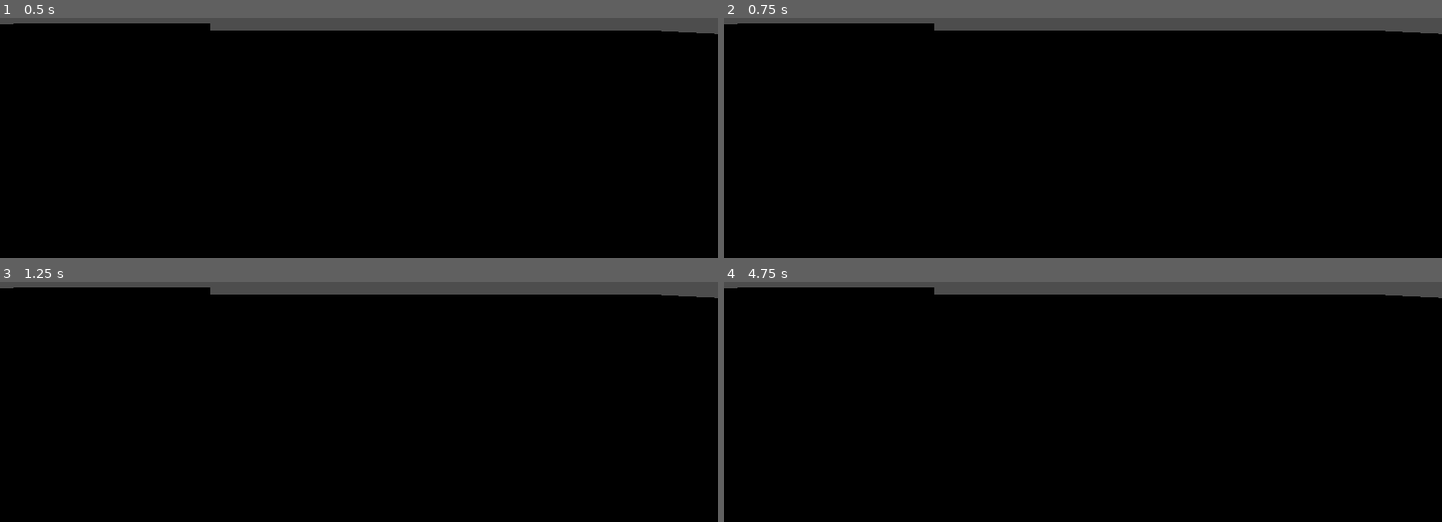
Above: before the commit, frames 1-4 (two rows, left to right).
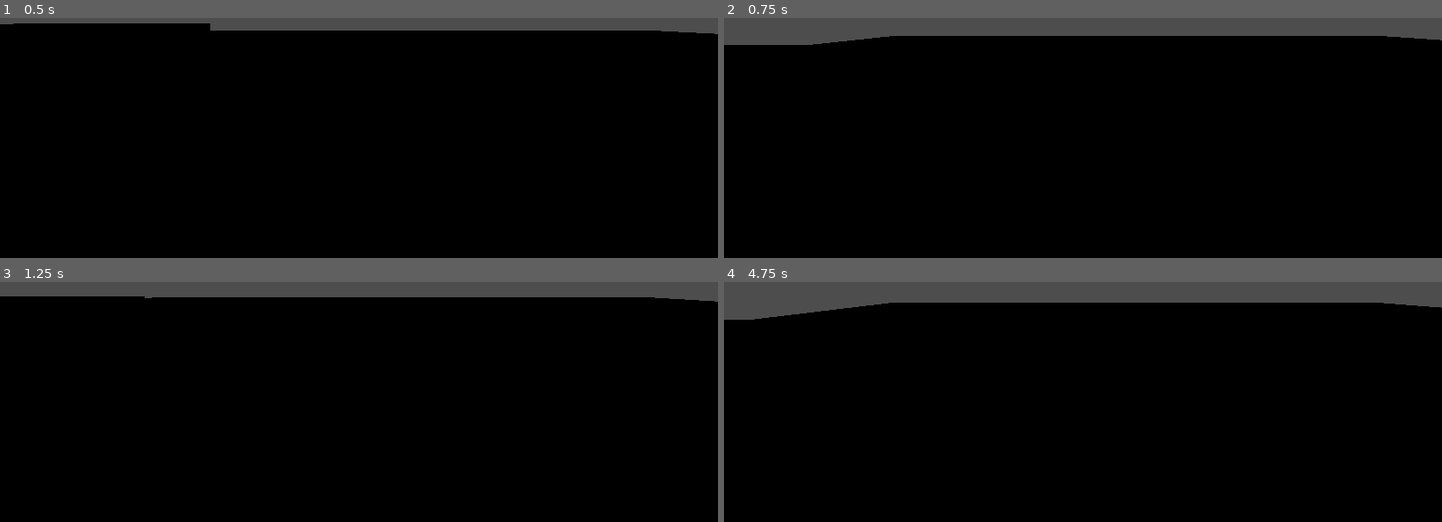
Above: after the commit, the same moments.

Repository: P3-J/jamjamjam
Game: Godot game, scene res://src/scenes/world.tscn
The game is run twice, just before and just after one commit, with the same random seed, the same clock (stepped at 60 frames per second) and the same inputs.
Inputs (mouse positions are in pixels of both pictures, inside the frame that each line leads up to):
- Up to frame 1 (0.5 s): no input
- Up to frame 2 (0.75 s): move the mouse to (1240, 37) at 0.52 s; hold D (right, bound only after the commit) from 0.53 s (still down); tap Space (jump, bound only after the commit) at 0.6 s; click (1240, 37) at 0.67 s
- Up to frame 3 (1.25 s): keep holding D (right, bound only after the commit); tap Space (jump, bound only after the commit) at 0.77, 1.07 s
- Up to frame 4 (4.75 s): move the mouse to (939, 339) at 1.27 s; release D (right, bound only after the commit) at 1.28 s; hold S (down, bound only after the commit) 1.28-2.03 s; tap Space (jump, bound only after the commit) at 1.35, 1.52, 1.82, 2.1, 2.85, 3.02, 3.32, 3.6, 3.77, 4.07, 4.35, 4.52 s; move the mouse to (outside the picture) at 2.02 s; hold D (right, bound only after the commit) 2.03-2.78 s; move the mouse to (1047, 402) at 2.77 s; hold W (up, bound only after the commit) 2.78-3.53 s; click (1047, 402) at 2.92 s; move the mouse to (1298, 380) at 3.52 s; hold A (left, bound only after the commit) from 3.53 s (still down); move the mouse to (outside the picture) at 4.27 s

Frame 1 is identical in both runs. In frame 2, 3.8% of the frame differs, in the area x 0-100%, y 2-12%; in frame 3, 1.9%; in frame 4, 5.2%, in the area x 0-100%, y 2-16%.

Commit message:
controls

Diff:
--- a/project.godot
+++ b/project.godot
@@ -22,3 +22,31 @@
 [filesystem]
 
 import/blender/enabled=false
+
+[input]
+
+up={
+"deadzone": 0.5,
+"events": [Object(InputEventKey,"resource_local_to_scene":false,"resource_name":"","device":-1,"window_id":0,"alt_pressed":false,"shift_pressed":false,"ctrl_pressed":false,"meta_pressed":false,"pressed":false,"keycode":0,"physical_keycode":87,"key_label":0,"unicode":119,"location":0,"echo":false,"script":null)
+]
+}
+down={
+"deadzone": 0.5,
+"events": [Object(InputEventKey,"resource_local_to_scene":false,"resource_name":"","device":-1,"window_id":0,"alt_pressed":false,"shift_pressed":false,"ctrl_pressed":false,"meta_pressed":false,"pressed":false,"keycode":0,"physical_keycode":83,"key_label":0,"unicode":115,"location":0,"echo":false,"script":null)
+]
+}
+left={
+"deadzone": 0.5,
+"events": [Object(InputEventKey,"resource_local_to_scene":false,"resource_name":"","device":-1,"window_id":0,"alt_pressed":false,"shift_pressed":false,"ctrl_pressed":false,"meta_pressed":false,"pressed":false,"keycode":0,"physical_keycode":65,"key_label":0,"unicode":97,"location":0,"echo":false,"script":null)
+]
+}
+right={
+"deadzone": 0.5,
+"events": [Object(InputEventKey,"resource_local_to_scene":false,"resource_name":"","device":-1,"window_id":0,"alt_pressed":false,"shift_pressed":false,"ctrl_pressed":false,"meta_pressed":false,"pressed":false,"keycode":0,"physical_keycode":68,"key_label":0,"unicode":100,"location":0,"echo":false,"script":null)
+]
+}
+jump={
+"deadzone": 0.5,
+"events": [Object(InputEventKey,"resource_local_to_scene":false,"resource_name":"","device":-1,"window_id":0,"alt_pressed":false,"shift_pressed":false,"ctrl_pressed":false,"meta_pressed":false,"pressed":false,"keycode":0,"physical_keycode":32,"key_label":0,"unicode":32,"location":0,"echo":false,"script":null)
+]
+}
Not shown, changed: font/UncialAntiqua-Regular.ttf.import
